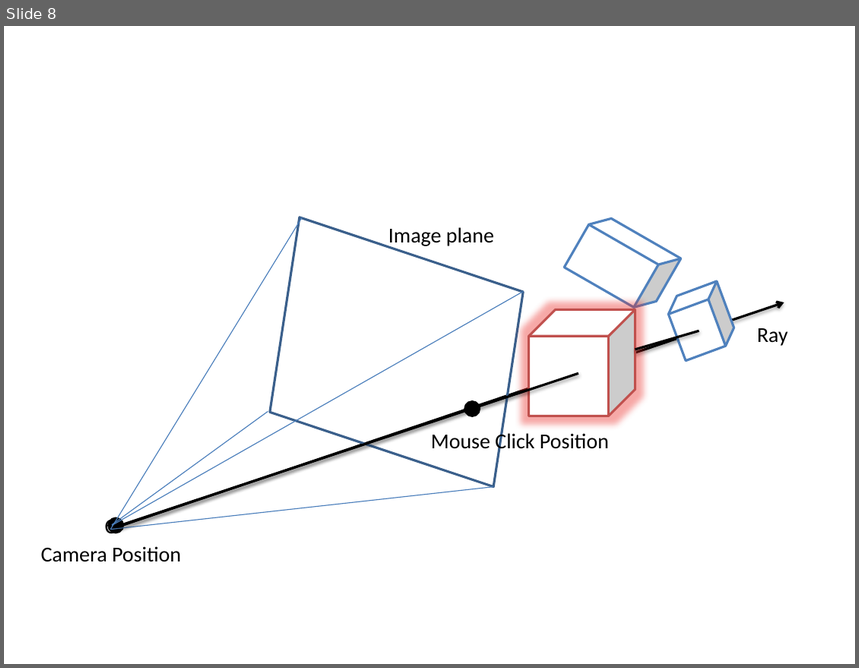
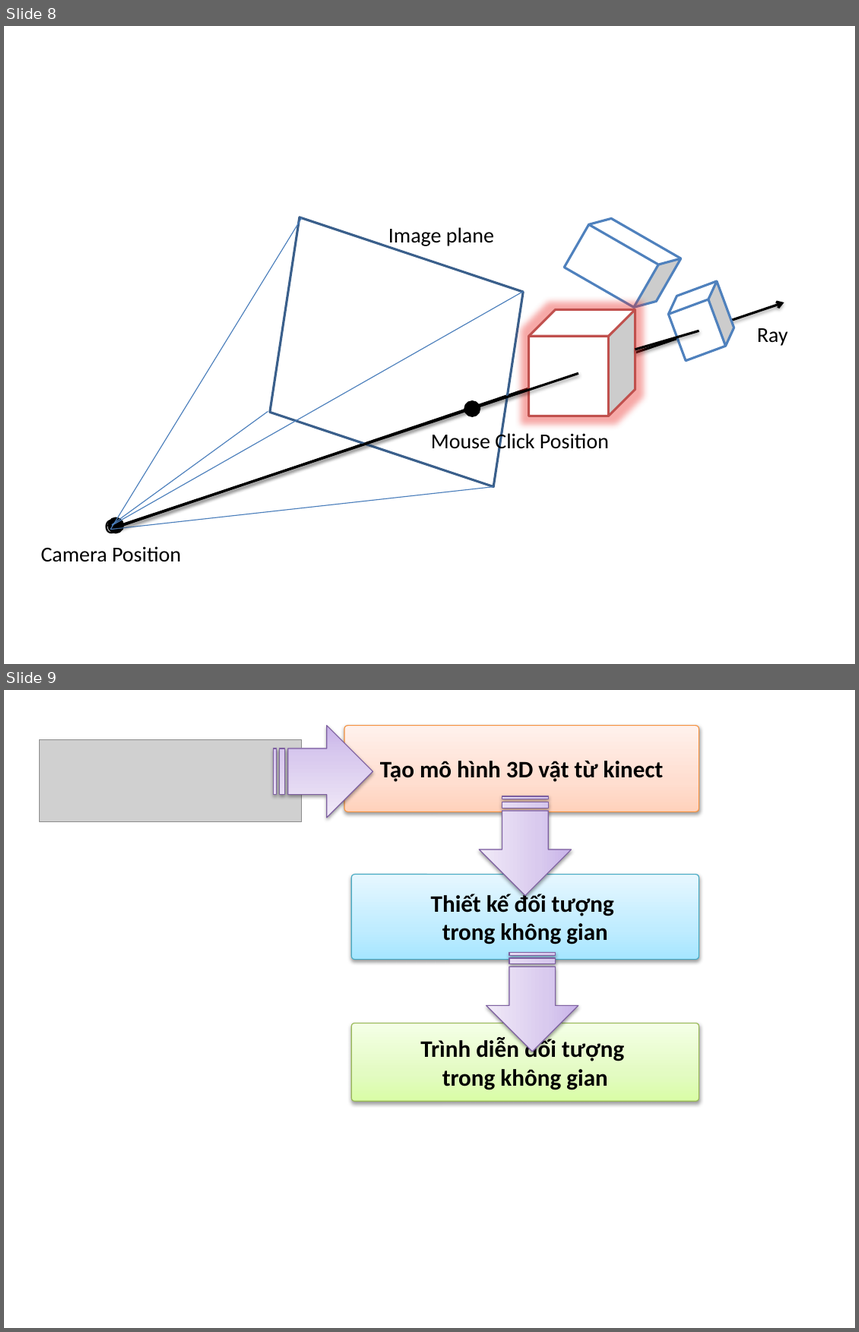
Before and after one commit to truongngoctuan/lv2007tm, a slide deck: Report/slide report.pptx. Shown one above the other, each under a label of ours: slide 8 before the commit, slides 8 and 9 after it. The pictures are 859x668 and 859x1332 pixels, drawn with LibreOffice and Linux fonts; fonts in the diff are those of the drawing; grey boxes stand for pictures. Boxes give left, top, right and bottom in pixels: in the first picture for what was removed or moved away, otherwise in the second. Text is boxed around its words. In the diff, an @@ line names an element or a change of style, - is before the commit and + after.

```diff
--- a/Report/slide report.pptx
+++ b/Report/slide report.pptx
@@ slide 9 added at (x1=4, y1=690, x2=855, y2=1328), background #FFFFFF @@
@@ striped right arrow added at (x1=274, y1=726, x2=373, y2=818), fill gradient #C9B5E8 to #D8CBEE to #F0EAF9, outline #7D60A0 0.75 pt @@
@@ rounded rectangle added at (x1=344, y1=726, x2=699, y2=812), fill gradient #FFD2BD to #FFDED0 to #FFF2ED, outline #F69240 0.75 pt, 20 pt, text #000000, bold @@
+Tạo mô hình 3D vật từ kinect
@@ picture added at (x1=40, y1=739, x2=302, y2=821) @@
@@ striped right arrow added at (x1=480, y1=796, x2=571, y2=895), fill gradient #C9B5E8 to #D8CBEE to #F0EAF9, outline #7D60A0 0.75 pt @@
@@ rounded rectangle added at (x1=351, y1=875, x2=699, y2=960), fill gradient #A7E6FF to #C1EDFF to #E7F8FF, outline #46AAC5 0.75 pt, 20 pt, text #000000, bold @@
+Thiết kế đối tượng
+trong không gian
@@ striped right arrow added at (x1=486, y1=951, x2=578, y2=1051), fill gradient #C9B5E8 to #D8CBEE to #F0EAF9, outline #7D60A0 0.75 pt @@
@@ rounded rectangle added at (x1=351, y1=1024, x2=699, y2=1102), fill gradient #DAFDA7 to #E4FCC2 to #F5FFE7, outline #98B955 0.75 pt, 20 pt, text #000000, bold @@
+Trình diễn đối tượng
+trong không gian
```
Also in this commit, not shown: 7 other slides added, 1 other file.
